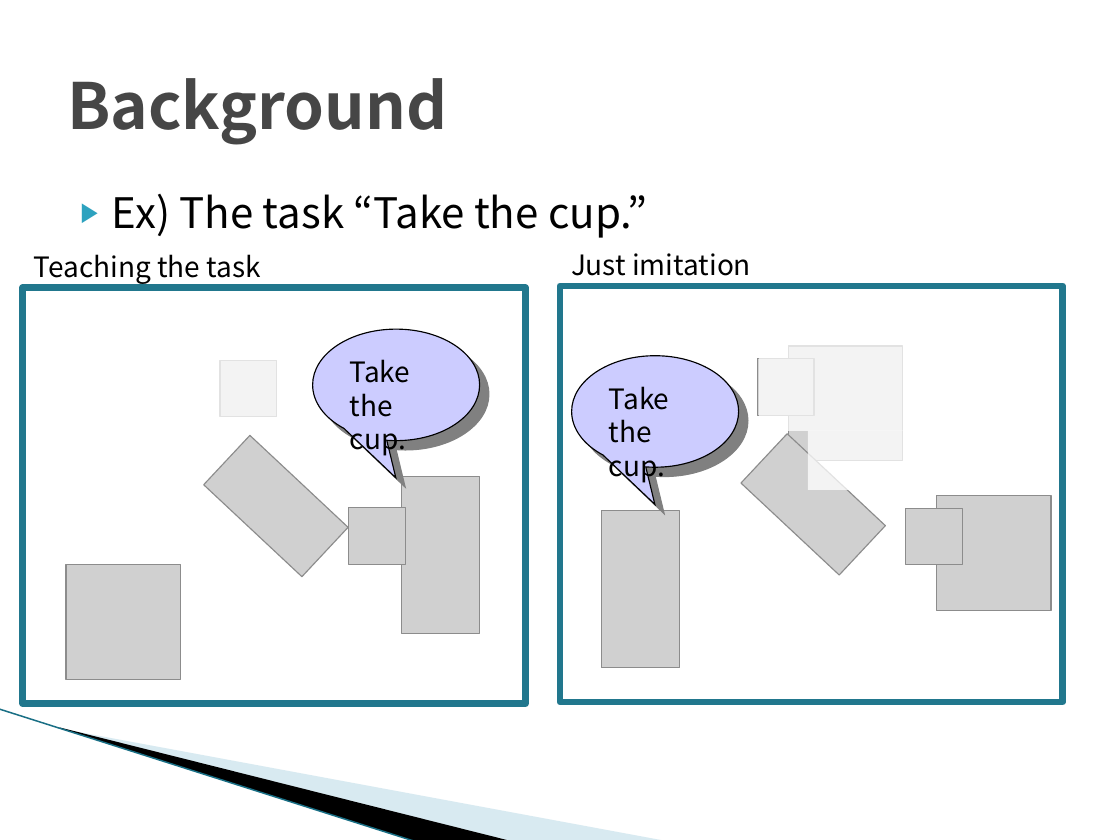
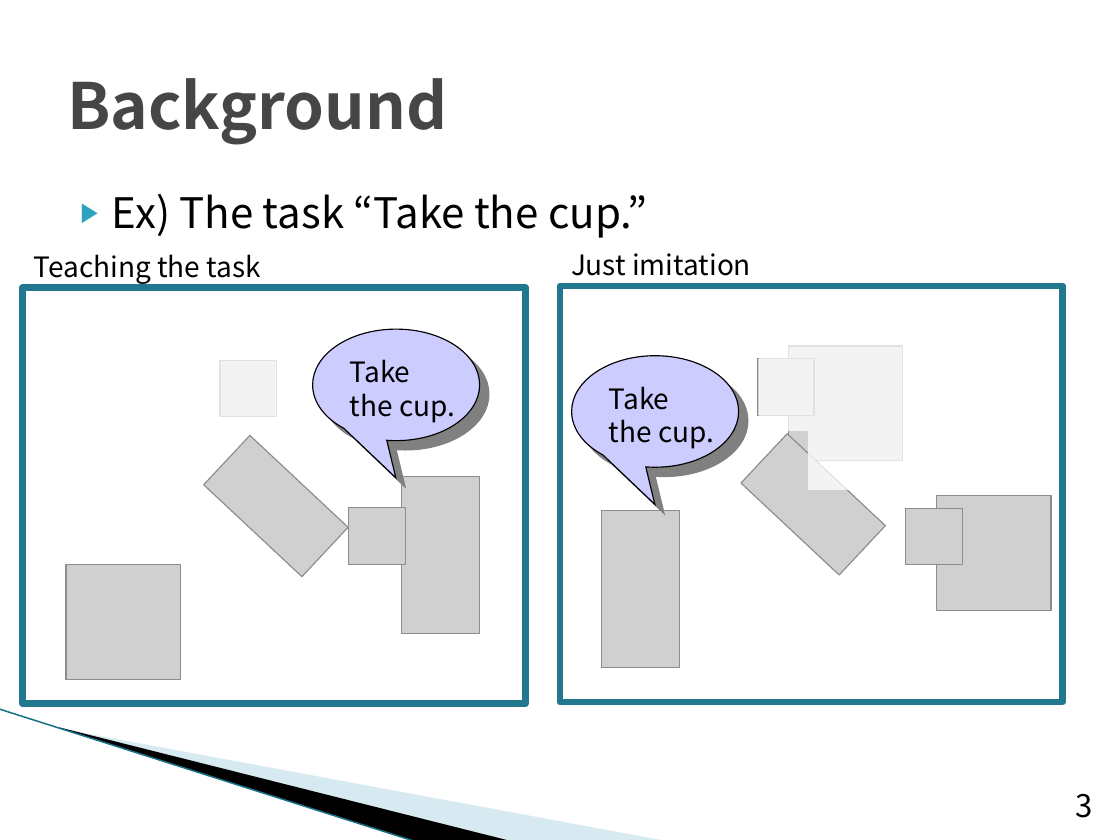
Before and after one commit to TetsuyaKomota/GitforEclipseTest, a slide deck: slide 3 of IntentionLearning/memo/Understanding Intentions(for seminar)_silde.pptx. Drawn at 1120x840 pixels with LibreOffice and Linux fonts; fonts in the diff are those of the drawing; grey boxes stand for pictures; background and template pictures are left out. Boxes give left, top, right and bottom in pixels: in the first picture for what was removed or moved away, otherwise in the second. Text is boxed around its words. In the diff, an @@ line names an element or a change of style, - is before the commit and + after.

```diff
--- a/IntentionLearning/memo/Understanding Intentions(for seminar)_silde.pptx
+++ b/IntentionLearning/memo/Understanding Intentions(for seminar)_silde.pptx
@@ text at (350, 359, 455, 423): text changed @@
-Take the cup.
+Take
+the cup.
@@ text at (609, 386, 714, 449): text changed @@
-Take the cup.
+Take
+the cup.
@@ page number added at (1076, 794, 1093, 818), 20 pt, text #000000 @@
+3
```
Also in this commit, not shown: 23 other slides changed, 1 slide added, 1 other file.
